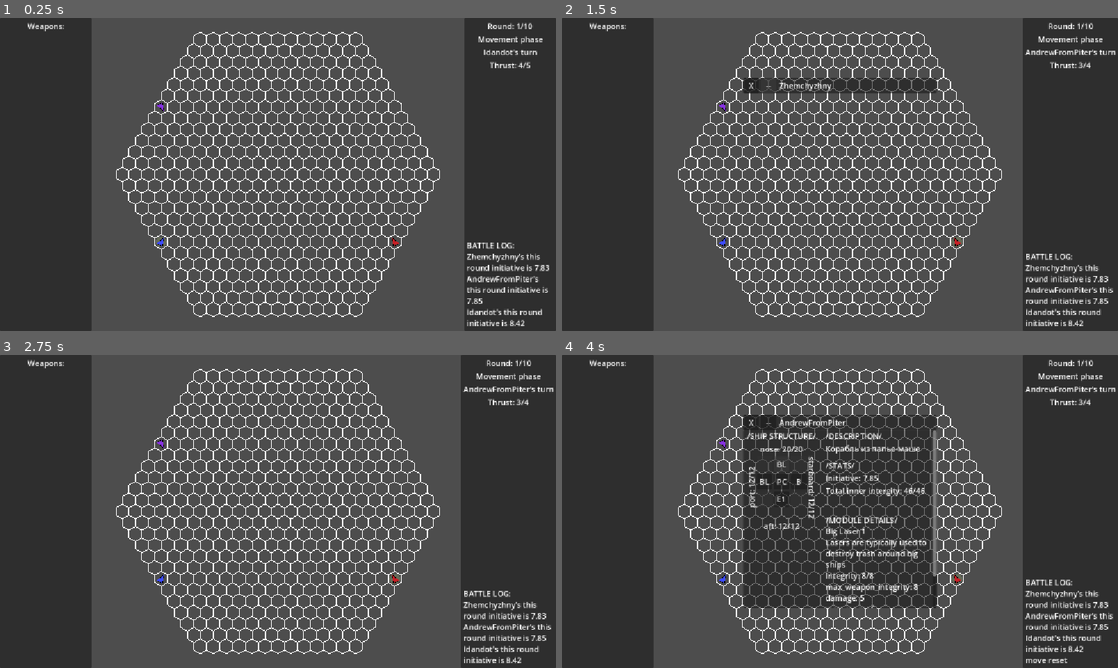
Above: before the commit, frames 1-4 (two rows, left to right).
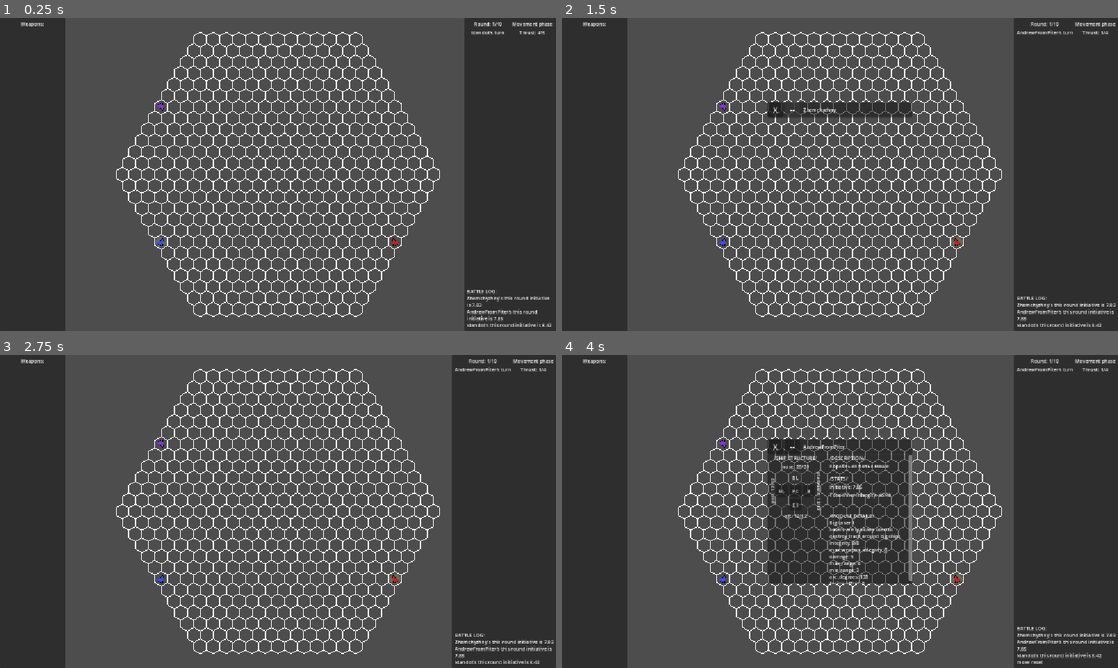
Above: after the commit, the same moments.

Repository: Idandot/Space-Arena
Game: Godot game, scene res://Base Class/Arena.tscn
Same seed, same stepped clock (60 frames per second), same inputs: the game is played once before the commit and once after it.
Inputs (mouse positions are in pixels of both pictures, inside the frame that each line leads up to):
- Up to frame 1 (0.25 s): no input
- Up to frame 2 (1.5 s): tap Enter (end_turn) at 0.5 s; drag from (723, 105) to (684, 174) at 0.52 s; click "--" at 1.25 s
- Up to frame 3 (2.75 s): click "X" at 2 s
- Up to frame 4 (4 s): tap Backspace (reset_move) at 2.75 s; drag from (956, 580) to (684, 511) at 2.77 s; click "BL" at 3.5 s

The runs differ from the first frame. In frame 1, 6.8% of the frame differs, in the area x 3-100%, y 0-100%; in frame 2, 11%; in frame 3, 8.4%; in frame 4, 20%.

Commit message:
0.1.10.0 Font Size change
- ArenaUI: All font sizes are now 10, right panel labels are now arranged in a grid
- Generally all UI objects became smaller for 25%

Cleaning up space for more UI

Diff:
--- a/Base Class/ArenaUI.tscn
+++ b/Base Class/ArenaUI.tscn
@@ -1,6 +1,7 @@
 [gd_scene format=3 uid="uid://sygaawqoonor"]
 
 [ext_resource type="Script" uid="uid://dvhdky2xyyqyb" path="res://Autoload Class/UIManager.gd" id="1_dqrmg"]
+[ext_resource type="Theme" uid="uid://dho5hnu13gwhm" path="res://Themes/Font.tres" id="2_xxlru"]
 [ext_resource type="Script" uid="uid://ceoytsue52pcy" path="res://Base Class/WeaponListUI.gd" id="3_xxlru"]
 [ext_resource type="PackedScene" uid="uid://b6ge6hwfh2ts2" path="res://Base Class/WeaponSlotUI.tscn" id="4_le23j"]
 
@@ -9,10 +10,10 @@
 
 [node name="CanvasLayer" type="CanvasLayer" unique_id=1642326744 node_paths=PackedStringArray("thrust_label", "round_label", "phase_label", "actor_label", "game_log_label", "game_over_label")]
 script = ExtResource("1_dqrmg")
-thrust_label = NodePath("RightPanel/MarginContainer/VBoxContainer/ThrustLabel")
-round_label = NodePath("RightPanel/MarginContainer/VBoxContainer/RoundLabel")
-phase_label = NodePath("RightPanel/MarginContainer/VBoxContainer/PhaseLabel")
-actor_label = NodePath("RightPanel/MarginContainer/VBoxContainer/ActorLabel")
+thrust_label = NodePath("RightPanel/MarginContainer/VBoxContainer/GridContainer/ThrustLabel")
+round_label = NodePath("RightPanel/MarginContainer/VBoxContainer/GridContainer/RoundLabel")
+phase_label = NodePath("RightPanel/MarginContainer/VBoxContainer/GridContainer/PhaseLabel")
+actor_label = NodePath("RightPanel/MarginContainer/VBoxContainer/GridContainer/ActorLabel")
 game_log_label = NodePath("RightPanel/MarginContainer/VBoxContainer/GameLogLabel")
 game_over_label = NodePath("GameOverLabel")
 
@@ -44,26 +45,36 @@
 [node name="VBoxContainer" type="VBoxContainer" parent="RightPanel/MarginContainer" unique_id=591334525]
 layout_mode = 2
 
-[node name="RoundLabel" type="Label" parent="RightPanel/MarginContainer/VBoxContainer" unique_id=275753315]
+[node name="GridContainer" type="GridContainer" parent="RightPanel/MarginContainer/VBoxContainer" unique_id=383301866]
 layout_mode = 2
+columns = 2
+
+[node name="RoundLabel" type="Label" parent="RightPanel/MarginContainer/VBoxContainer/GridContainer" unique_id=275753315]
+layout_mode = 2
+size_flags_horizontal = 3
+theme = ExtResource("2_xxlru")
 text = "Turn Label"
 horizontal_alignment = 1
 vertical_alignment = 1
 
-[node name="PhaseLabel" type="Label" parent="RightPanel/MarginContainer/VBoxContainer" unique_id=668889929]
+[node name="PhaseLabel" type="Label" parent="RightPanel/MarginContainer/VBoxContainer/GridContainer" unique_id=668889929]
 layout_mode = 2
+size_flags_horizontal = 3
+theme = ExtResource("2_xxlru")
 text = "Phase Label"
 horizontal_alignment = 1
 vertical_alignment = 1
 
-[node name="ActorLabel" type="Label" parent="RightPanel/MarginContainer/VBoxContainer" unique_id=714487540]
+[node name="ActorLabel" type="Label" parent="RightPanel/MarginContainer/VBoxContainer/GridContainer" unique_id=714487540]
 layout_mode = 2
+theme = ExtResource("2_xxlru")
 text = "Actor Label"
 horizontal_alignment = 1
 vertical_alignment = 1
 
-[node name="ThrustLabel" type="Label" parent="RightPanel/MarginContainer/VBoxContainer" unique_id=1596843218]
+[node name="ThrustLabel" type="Label" parent="RightPanel/MarginContainer/VBoxContainer/GridContainer" unique_id=1596843218]
 layout_mode = 2
+theme = ExtResource("2_xxlru")
 text = "Thrust Label"
 horizontal_alignment = 1
 vertical_alignment = 1
@@ -71,6 +82,7 @@
 [node name="GameLogLabel" type="RichTextLabel" parent="RightPanel/MarginContainer/VBoxContainer" unique_id=1871252191]
 layout_mode = 2
 size_flags_vertical = 3
+theme = ExtResource("2_xxlru")
 text = "BATTLE LOG:
 "
 scroll_following = true
@@ -79,7 +91,7 @@
 [node name="LeftPanel" type="PanelContainer" parent="." unique_id=1187002338]
 anchors_preset = 9
 anchor_bottom = 1.0
-offset_right = 190.0
+offset_right = 135.0
 grow_vertical = 2
 
 [node name="MarginContainer" type="MarginContainer" parent="LeftPanel" unique_id=1387157813]
@@ -94,6 +106,7 @@
 
 [node name="CurrentWeaponLabel" type="Label" parent="LeftPanel/MarginContainer/VBoxContainer" unique_id=1042076694]
 layout_mode = 2
+theme = ExtResource("2_xxlru")
 text = "Weapons:"
 horizontal_alignment = 1
 vertical_alignment = 1
--- a/Base Class/WeaponSlotUI.tscn
+++ b/Base Class/WeaponSlotUI.tscn
@@ -1,6 +1,7 @@
 [gd_scene format=3 uid="uid://b6ge6hwfh2ts2"]
 
 [ext_resource type="Script" uid="uid://dfgu6qyv5ig5" path="res://Base Class/WeaponSlotUI.gd" id="1_1ysd0"]
+[ext_resource type="Theme" uid="uid://dho5hnu13gwhm" path="res://Themes/Font.tres" id="2_akw02"]
 
 [sub_resource type="StyleBoxFlat" id="StyleBoxFlat_1ysd0"]
 content_margin_left = 3.0
@@ -15,8 +16,8 @@
 corner_detail = 5
 
 [node name="WeaponSlotUI" type="PanelContainer" unique_id=1171507063 node_paths=PackedStringArray("name_label", "damage_label", "status_rect")]
-offset_right = 210.0
-offset_bottom = 57.0
+offset_right = 98.0
+offset_bottom = 40.0
 theme_override_styles/panel = SubResource("StyleBoxFlat_1ysd0")
 script = ExtResource("1_1ysd0")
 name_label = NodePath("VBoxContainer/HBoxContainer/NameLabel")
@@ -31,13 +32,15 @@
 size_flags_vertical = 4
 
 [node name="ColorRect" type="ColorRect" parent="VBoxContainer/HBoxContainer" unique_id=2079812970]
-custom_minimum_size = Vector2(24, 24)
+custom_minimum_size = Vector2(16, 16)
 layout_mode = 2
 
 [node name="NameLabel" type="Label" parent="VBoxContainer/HBoxContainer" unique_id=1581888261]
 layout_mode = 2
+theme = ExtResource("2_akw02")
 text = "Weapon Name"
 
 [node name="DamageLabel" type="Label" parent="VBoxContainer" unique_id=1755174949]
 layout_mode = 2
+theme = ExtResource("2_akw02")
 text = "Damage: 0"
--- a/Themes/Font.tres
+++ b/Themes/Font.tres
@@ -1,4 +1,4 @@
 [gd_resource type="Theme" format=3 uid="uid://dho5hnu13gwhm"]
 
 [resource]
-default_font_size = 20
+default_font_size = 10
--- a/UI/WindowContents/ShipContents.tscn
+++ b/UI/WindowContents/ShipContents.tscn
@@ -39,11 +39,13 @@
 
 [node name="ShipStructureLabel" type="Label" parent="HSplitContainer/LeftPanel" unique_id=1907855567]
 layout_mode = 2
+theme = ExtResource("2_s5j1w")
 text = "/SHIP STRUCTURE/"
 horizontal_alignment = 1
 
 [node name="NoseLabel" type="Label" parent="HSplitContainer/LeftPanel" unique_id=212684359]
 layout_mode = 2
+theme = ExtResource("2_s5j1w")
 text = "Nose"
 horizontal_alignment = 1
 vertical_alignment = 2
@@ -54,12 +56,13 @@
 
 [node name="PortLabel" type="Control" parent="HSplitContainer/LeftPanel/HBoxContainer" unique_id=2010848673]
 layout_mode = 2
+theme = ExtResource("2_s5j1w")
 script = ExtResource("3_s5j1w")
 text = "Port"
+font_size = 10
 metadata/_custom_type_script = "uid://c45140mrqbcrw"
 
 [node name="GridContainer" type="GridContainer" parent="HSplitContainer/LeftPanel/HBoxContainer" unique_id=1426397784]
-custom_minimum_size = Vector2(96, 96)
 layout_mode = 2
 size_flags_horizontal = 4
 size_flags_vertical = 3
@@ -68,13 +71,16 @@
 
 [node name="StarboardLabel" type="Control" parent="HSplitContainer/LeftPanel/HBoxContainer" unique_id=251020745]
 layout_mode = 2
+theme = ExtResource("2_s5j1w")
 script = ExtResource("3_s5j1w")
 text = "Starboard"
+font_size = 10
 flip = true
 metadata/_custom_type_script = "uid://c45140mrqbcrw"
 
 [node name="AftLabel" type="Label" parent="HSplitContainer/LeftPanel" unique_id=875712745]
 layout_mode = 2
+theme = ExtResource("2_s5j1w")
 text = "Aft"
 horizontal_alignment = 1
 
@@ -90,15 +96,16 @@
 
 [node name="DescriptionLabel" type="Label" parent="HSplitContainer/ScrollContainer/RightPanel" unique_id=1893452301]
 layout_mode = 2
-theme_override_font_sizes/font_size = 16
-text = "Fuck"
+theme = ExtResource("2_s5j1w")
 
 [node name="StatsLabel" type="Label" parent="HSplitContainer/ScrollContainer/RightPanel" unique_id=1028182671]
 layout_mode = 2
+theme = ExtResource("2_s5j1w")
 
 [node name="ModuleDetailsLabel" type="RichTextLabel" parent="HSplitContainer/ScrollContainer/RightPanel" unique_id=1115800321]
 layout_mode = 2
 size_flags_vertical = 3
+theme = ExtResource("2_s5j1w")
 bbcode_enabled = true
 fit_content = true
 scroll_active = false
--- a/UI/WindowContents/ship_contents.gd
+++ b/UI/WindowContents/ship_contents.gd
@@ -10,7 +10,7 @@
 #ЭКСПОРТЫ
 @export var label_theme: Theme
 @export var empty_cell_color:= Color(0.2, 0.2, 0.2, 0.5)
-@export var cell_size:= Vector2(32,32)
+@export var cell_size:= Vector2(24,24)
 
 #ССЫЛКИ НА НОДЫ
 @export var ship_grid: GridContainer
--- a/UI/inspection_window.tscn
+++ b/UI/inspection_window.tscn
@@ -3,22 +3,21 @@
 [ext_resource type="Script" uid="uid://b4t3dbbyaogwk" path="res://Base Class/inspection_window.gd" id="1_sv08r"]
 [ext_resource type="Theme" uid="uid://dho5hnu13gwhm" path="res://Themes/Font.tres" id="2_vdbsl"]
 
-[sub_resource type="Theme" id="Theme_uonaj"]
-default_font_size = 32
-
 [sub_resource type="LabelSettings" id="LabelSettings_vdbsl"]
+font_size = 10
 
 [node name="Control" type="Control" unique_id=1583009882 node_paths=PackedStringArray("title_container", "title_label", "close_button", "minimize_button", "body_panel")]
-custom_minimum_size = Vector2(300, 400)
+custom_minimum_size = Vector2(300, 300)
 layout_mode = 3
 anchors_preset = 15
 anchor_right = 1.0
 anchor_bottom = 1.0
-offset_right = -752.0
+offset_right = -852.0
 offset_bottom = -348.0
 grow_horizontal = 2
 grow_vertical = 2
 focus_mode = 1
+theme = ExtResource("2_vdbsl")
 script = ExtResource("1_sv08r")
 title = "Окно инспектора"
 title_container = NodePath("Header/Header/MarginContainer")
@@ -33,17 +32,19 @@
 anchor_right = 1.0
 offset_bottom = 32.0
 grow_horizontal = 2
-theme = SubResource("Theme_uonaj")
+theme = ExtResource("2_vdbsl")
 
 [node name="Header" type="HBoxContainer" parent="Header" unique_id=658765660]
 custom_minimum_size = Vector2(0, 32)
 layout_mode = 2
+theme = ExtResource("2_vdbsl")
 theme_override_constants/separation = 4
 
 [node name="CloseButton" type="Button" parent="Header/Header" unique_id=1367665131]
 custom_minimum_size = Vector2(32, 32)
 layout_mode = 2
 focus_mode = 0
+theme = ExtResource("2_vdbsl")
 theme_override_font_sizes/font_size = 16
 text = "X"
 
@@ -51,12 +52,14 @@
 custom_minimum_size = Vector2(32, 32)
 layout_mode = 2
 focus_mode = 0
+theme = ExtResource("2_vdbsl")
 theme_override_font_sizes/font_size = 16
 text = "--"
 
 [node name="MarginContainer" type="MarginContainer" parent="Header/Header" unique_id=1263350414]
 layout_mode = 2
 size_flags_horizontal = 3
+theme = ExtResource("2_vdbsl")
 theme_override_constants/margin_left = 2
 theme_override_constants/margin_top = 2
 theme_override_constants/margin_right = 2
@@ -78,7 +81,7 @@
 anchor_top = 1.0
 anchor_right = 1.0
 anchor_bottom = 1.0
-offset_top = -368.0
+offset_top = -268.0
 grow_horizontal = 2
 grow_vertical = 0
 size_flags_horizontal = 3
